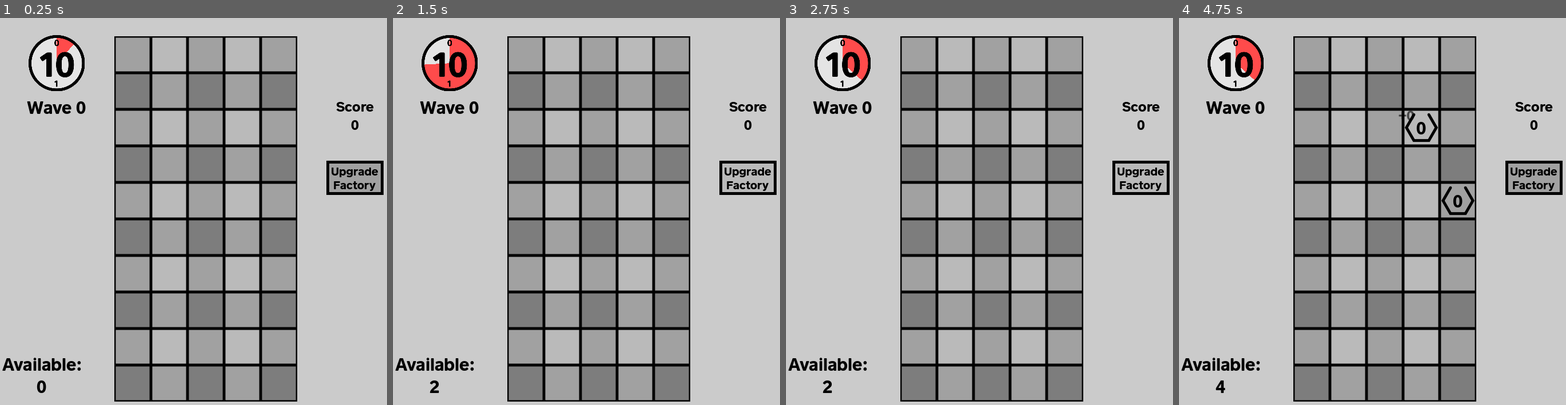
Above: before the commit, frames 1-4 (left to right).
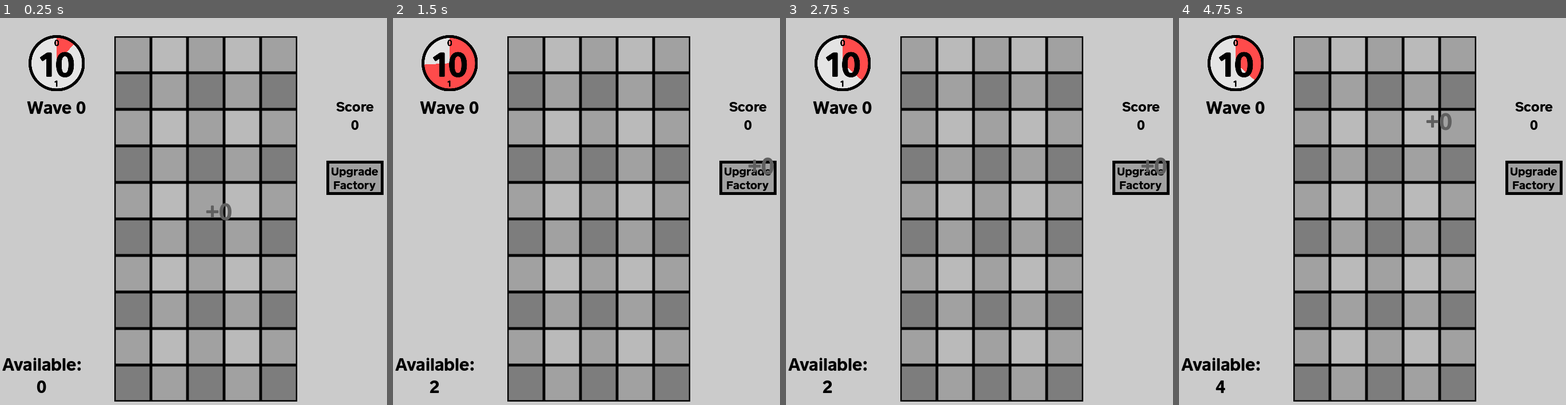
Above: after the commit, the same moments.

Repository: chhurst8/plants-vs-numbers
Game: Godot game, scene res://main.tscn
Same seed, same stepped clock (60 frames per second), same inputs: the game is played once before the commit and once after it.
Inputs (mouse positions are in pixels of both pictures, inside the frame that each line leads up to):
- Up to frame 1 (0.25 s): no input
- Up to frame 2 (1.5 s): click "Upgrade Factory" at 0.5 s; click "Upgrade Factory" at 1.25 s
- Up to frame 3 (2.75 s): click "Upgrade Factory" at 2 s
- Up to frame 4 (4.75 s): tap Enter at 2.75 s; move the mouse to (1476, 203) at 2.77 s; hold Mouse wheel down (ScrollDown) 2.78-3.5 s; click (1476, 203) at 2.92 s; drag from (1302, 242) to (1364, 304) at 3.52 s; move the mouse to (1426, 134) at 4.27 s; hold Mouse wheel down (ScrollDown) from 4.28 s (still down); click (1426, 134) at 4.42 s

The runs differ from the first frame. In frame 1, 0.1% of the frame differs, in the area x 53-60%, y 47-53%; in frame 2, 0.7%, in the area x 85-99%, y 35-45%; in frame 3, 0.7%; in frame 4, 0.6%.

Commit message:
scroll increment amount and visualize

Diff:
--- /dev/null
+++ b/increment.gd
@@ -0,0 +1,12 @@
+extends Control
+
+
+# Called when the node enters the scene tree for the first time.
+func _ready() -> void:
+	pass # Replace with function body.
+
+
+# Called every frame. 'delta' is the elapsed time since the previous frame.
+func _process(delta: float) -> void:
+	set_position(get_global_mouse_position())
+	pass
--- a/main.gd
+++ b/main.gd
@@ -30,6 +30,7 @@
 
 @export var hud_score_display: Label
 @export var factory_display: Label
+@export var increment_label: Label
 
 
 @export var end_screen: EndScreen
@@ -229,7 +230,7 @@
 				if (should_do_action):
 					# We are going to do a click action right now, let's check the context to see if there is already a plant there
 					var plant_at_tile: Plant = get_plant_at_tile(action_tile)
-					if (current_click.button == Click.Buttons.LEFT):
+					if (current_click.button == Click.Buttons.LEFT && current_increment_amount != 0):
 						if (plant_at_tile != null):
 							# increase the existing plant
 							plant_at_tile.increment(current_increment_amount)
@@ -250,6 +251,10 @@
 	hud_score_display.text = "Score\n" + str(score)
 
 	factory_display.text = "Available:\n" + str(produced_units)
+
+	current_increment_amount = min(current_increment_amount, produced_units)
+
+	increment_label.text = "+" + str(current_increment_amount)
 
 	if (turn_owner == TurnOwners.PLAYER):
 		clock_thing.value = lerp(0, 180, clampf(1 - global_turn_timer.time_left, 0, 1))
--- a/main.tscn
+++ b/main.tscn
@@ -9,8 +9,9 @@
 [ext_resource type="Texture2D" uid="uid://4b5caa7bo5vf" path="res://Visuals/clock_progress.svg" id="5_5vw27"]
 [ext_resource type="Theme" uid="uid://cdpebhimedkdu" path="res://Visuals/theme.tres" id="5_lquwl"]
 [ext_resource type="Texture2D" uid="uid://c2c4jgs46roy1" path="res://Visuals/combobar_progress.svg" id="7_kek77"]
-
-[node name="Main" type="Node2D" unique_id=1073496573 node_paths=PackedStringArray("global_turn_timer", "clock_thing", "closest_enemy_indicator", "combo_letter", "combo_bar", "hud_wave_indicator", "hud_score_display", "factory_display", "end_screen", "plant_holder", "projectile_holder", "explosion_holder", "notif_holder", "enemy_holder")]
+[ext_resource type="Script" uid="uid://d1vv8kvnlso6p" path="res://increment.gd" id="10_4c57u"]
+
+[node name="Main" type="Node2D" unique_id=1073496573 node_paths=PackedStringArray("global_turn_timer", "clock_thing", "closest_enemy_indicator", "combo_letter", "combo_bar", "hud_wave_indicator", "hud_score_display", "factory_display", "increment_label", "end_screen", "plant_holder", "projectile_holder", "explosion_holder", "notif_holder", "enemy_holder")]
 script = ExtResource("1_0xm2m")
 global_turn_timer = NodePath("GlobalTurnTimer")
 clock_thing = NodePath("HUD/ClockThing")
@@ -20,6 +21,7 @@
 hud_wave_indicator = NodePath("HUD/WaveIndicator")
 hud_score_display = NodePath("HUD/ScoreDisplay")
 factory_display = NodePath("HUD/Factory/Factory")
+increment_label = NodePath("Increment/Label")
 end_screen = NodePath("EndScreen")
 plant_holder = NodePath("PlantHolder")
 projectile_holder = NodePath("ProjectileHolder")
@@ -296,5 +298,21 @@
 horizontal_alignment = 1
 vertical_alignment = 1
 
+[node name="Increment" type="Control" parent="." unique_id=1065630402]
+layout_mode = 3
+anchors_preset = 0
+offset_right = 40.0
+offset_bottom = 40.0
+script = ExtResource("10_4c57u")
+
+[node name="Label" type="Label" parent="Increment" unique_id=1051518683]
+layout_mode = 0
+offset_top = -46.0
+offset_right = 40.0
+offset_bottom = 2.0
+theme = ExtResource("5_lquwl")
+theme_override_colors/font_color = Color(0.37413925, 0.37413928, 0.37413922, 1)
+text = "+1"
+
 [connection signal="timeout" from="GlobalTurnTimer" to="." method="_on_global_turn_timer_timeout"]
 [connection signal="pressed" from="HUD/UpgradeFactoryButton" to="." method="_on_upgrade_factory_button_pressed"]
Not shown, added: increment.gd.uid
